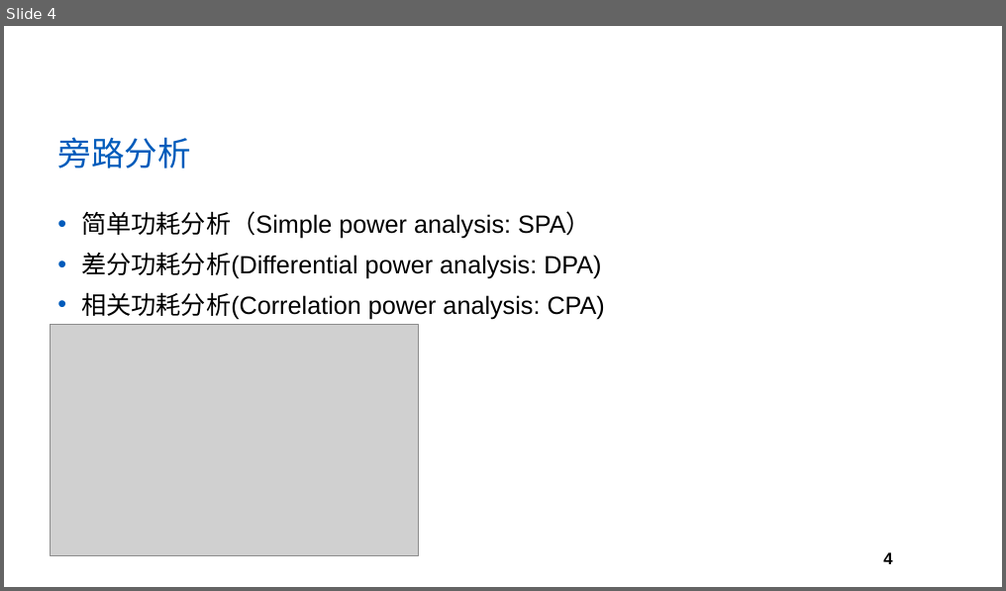
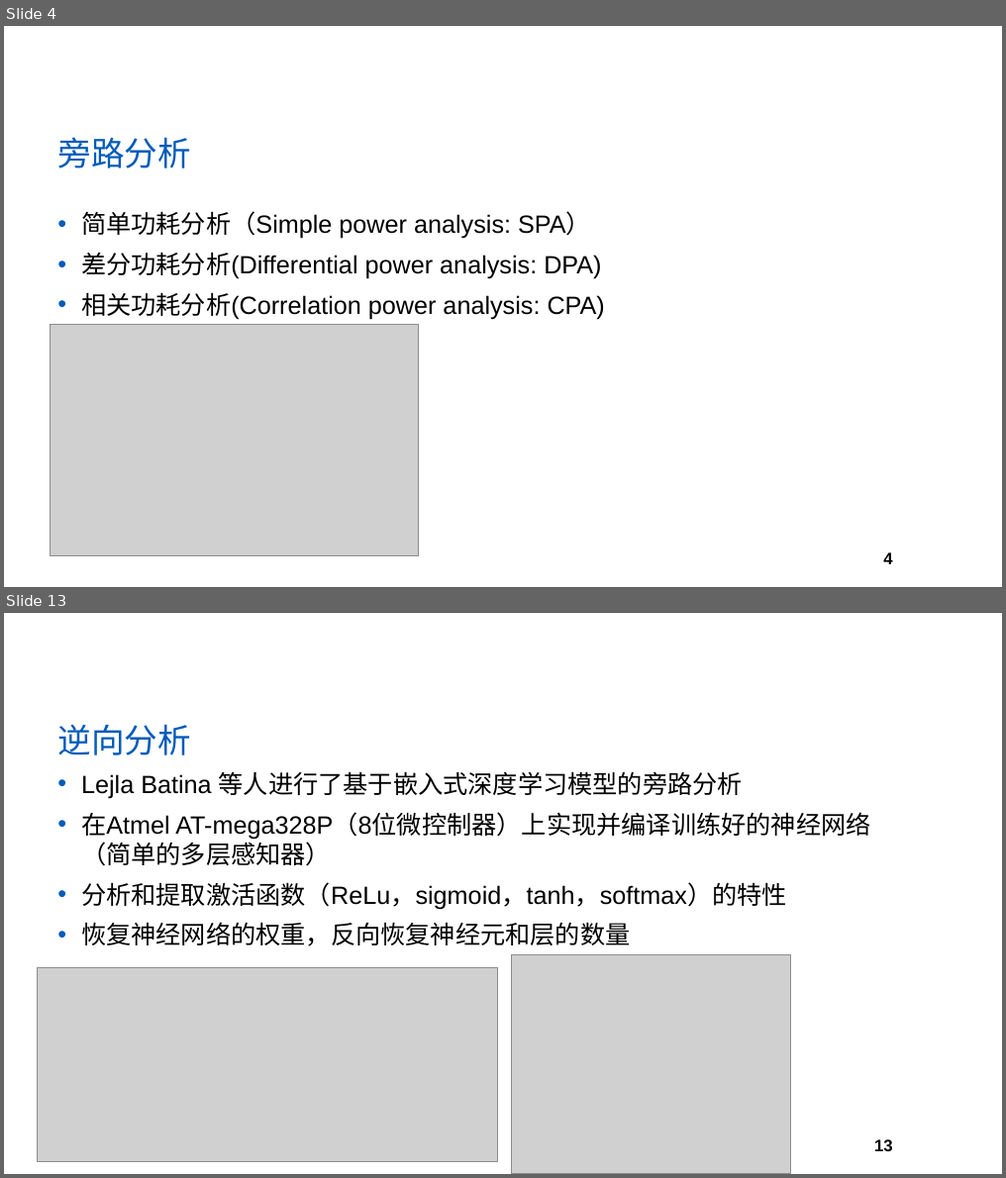
Before and after one commit to yberlin/hello-world, a slide deck: 网络与通信安全/PPT模板.pptx. Shown one above the other, each under a label of ours: slide 4 before the commit, slides 4 and 13 after it; the slides between them are not shown. The pictures are 1006x591 and 1006x1178 pixels, drawn with LibreOffice and Linux fonts; fonts in the diff are those of the drawing; grey boxes stand for pictures; background and template pictures are left out. Boxes give left, top, right and bottom in pixels: in the first picture for what was removed or moved away, otherwise in the second. Text is boxed around its words. In the diff, an @@ line names an element or a change of style, - is before the commit and + after.

```diff
--- a/网络与通信安全/PPT模板.pptx
+++ b/网络与通信安全/PPT模板.pptx
@@ slide 13 added at (x1=4, y1=613, x2=1002, y2=1174), background #FFFFFF; not listed: 1 template element that a slide beside it also shows @@
@@ title added at (x1=57, y1=724, x2=190, y2=756), 32 pt, text #005BBB @@
+逆向分析
@@ text added at (x1=81, y1=771, x2=870, y2=947), 24 pt, text #000000 @@
+• Lejla Batina 等人进行了基于嵌入式深度学习模型的旁路分析
+• 在Atmel AT-mega328P（8位微控制器）上实现并编译训练好的神经网络（简单的多层感知器）
+• 分析和提取激活函数（ReLu，sigmoid，tanh，softmax）的特性
+• 恢复神经网络的权重，反向恢复神经元和层的数量
@@ picture added at (x1=37, y1=967, x2=498, y2=1161) @@
@@ picture added at (x1=512, y1=956, x2=791, y2=1174) @@
```
Also in this commit, not shown: 13 other slides added.
